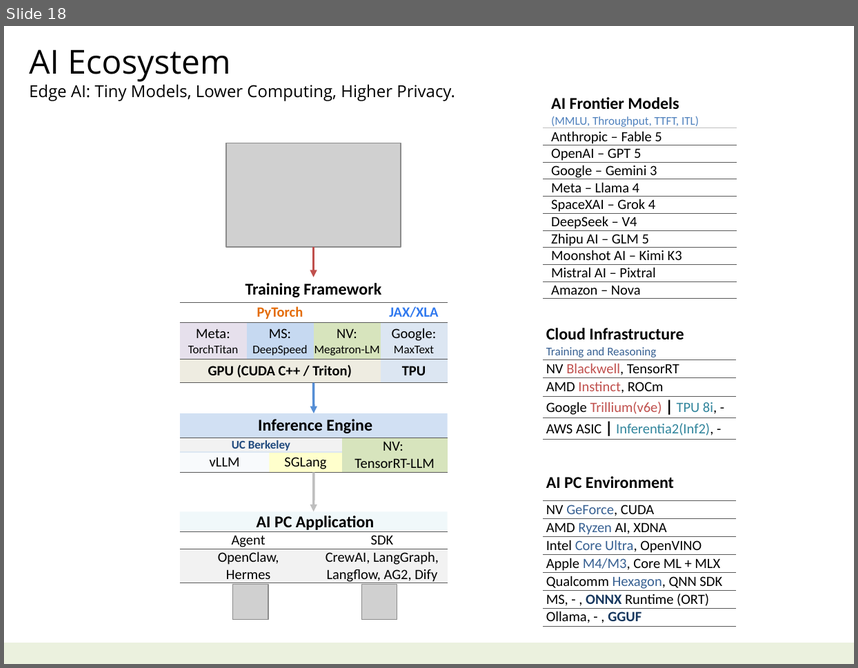
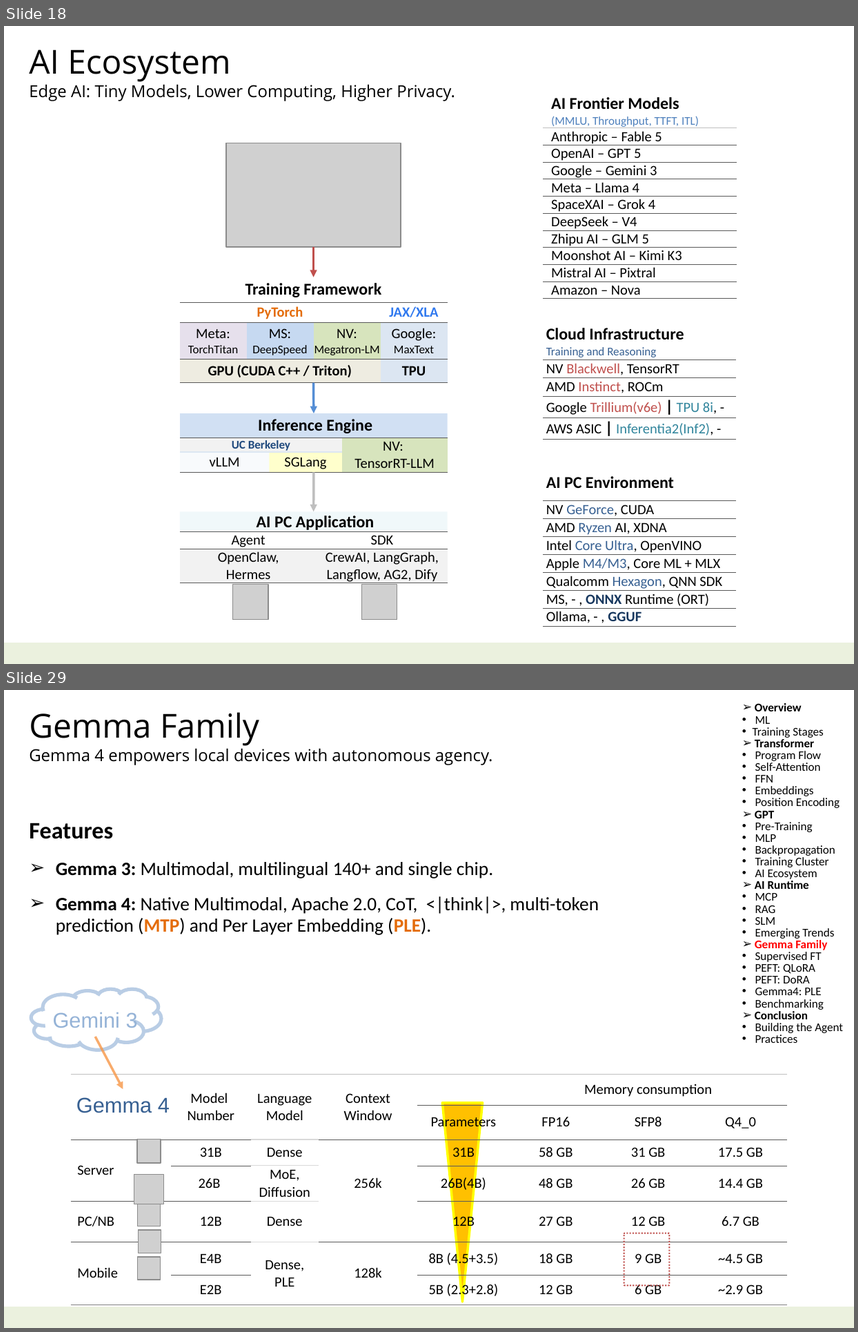
Before and after one commit to navibator/crazy-ai, a slide deck: ai.pptx. Shown one above the other, each under a label of ours: slide 18 before the commit, slides 18 and 29 after it; the slides between them are not shown. The pictures are 858x668 and 858x1332 pixels, drawn with LibreOffice and Linux fonts; fonts in the diff are those of the drawing; grey boxes stand for pictures. Boxes give left, top, right and bottom in pixels: in the first picture for what was removed or moved away, otherwise in the second. Text is boxed around its words. In the diff, an @@ line names an element or a change of style, - is before the commit and + after.

```diff
--- a/ai.pptx
+++ b/ai.pptx
@@ slide 29 added at (4, 690, 854, 1328), background #FFFFFF; not listed: 1 template element that a slide beside it also shows @@
@@ text added at (753, 703, 843, 1043), 10 pt, text #000000 @@
+➢ Overview
+      • ML
+    • Training Stages
+➢ Transformer
+    • Program Flow
+    • Self-Attention
+    • FFN
+    • Embeddings
+    • Position Encoding
+➢ GPT
+    • Pre-Training
+    • MLP
+    • Backpropagation
+    • Training Cluster
+    • AI Ecosystem
+➢ AI Runtime
+    • MCP
+    • RAG
+    • SLM
+    • Emerging Trends
+➢ Gemma Family
+    • Supervised FT
+    • PEFT: QLoRA
+    • PEFT: DoRA
+    • Gemma4: PLE
+    • Benchmarking
+➢ Conclusion
+    • Building the Agent
+    • Practices
@@ text added at (29, 712, 493, 765), 14 pt, text #000000 @@
+Gemma Family
+Gemma 4 empowers local devices with autonomous agency.
@@ text added at (29, 822, 599, 935), 16 pt, text #000000 @@
+Features
+➢ Gemma 3: Multimodal, multilingual 140+ and single chip.
+➢ Gemma 4: Native Multimodal, Apache 2.0, CoT, <|think|>, multi-token prediction (MTP) and Per Layer Embedding (PLE).
@@ cloud added at (31, 988, 161, 1049), fill #FFFFFF at 90% opacity, outline #B9CDE5 3 pt @@
@@ text added at (53, 1012, 138, 1027), 18 pt, text #95B3D7 @@
+Gemini 3
@@ arrow added from (95, 1037) to (123, 1089), #F79646 2 pt @@
@@ table added at (70, 1074, 788, 1301), 7 rows, 8 columns @@
+ | Model / Number | Language / Model | Context / Window |  | Memory consumption |  | 
+ |  |  |  | Parameters | FP16 | SFP8 | Q4_0
+Server | 31B | Dense |  | 31B | 58 GB | 31 GB | 17.5 GB
+ | 26B | MoE, / Diffusion | 256k | 26B(4B) | 48 GB | 26 GB | 14.4 GB
+PC/NB | 12B | Dense |  | 12B | 27 GB | 12 GB | 6.7 GB
+Mobile | E4B | Dense, / PLE | 128k | 8B (4.5+3.5) | 18 GB | 9 GB | ~4.5 GB
+ | E2B |  |  | 5B (2.3+2.8) | 12 GB | 6 GB | ~2.9 GB
@@ text added at (76, 1097, 170, 1113), 18 pt, text #376092 @@
+Gemma 4
@@ flow chart merge added at (443, 1103, 483, 1301), fill #FFC000, outline #FFFF00 2 pt @@
@@ picture added at (137, 1138, 161, 1163) @@
@@ picture added at (134, 1174, 163, 1203) @@
@@ picture added at (137, 1203, 161, 1225) @@
@@ picture added at (139, 1230, 161, 1253) @@
@@ rounded rectangle added at (624, 1233, 668, 1285), outline #C0504D 1.25 pt dashed @@
@@ picture added at (137, 1256, 161, 1279) @@
```
Also in this commit, not shown: 2 slides changed, 17 other slides added, 1 slide removed, 1 other file.
